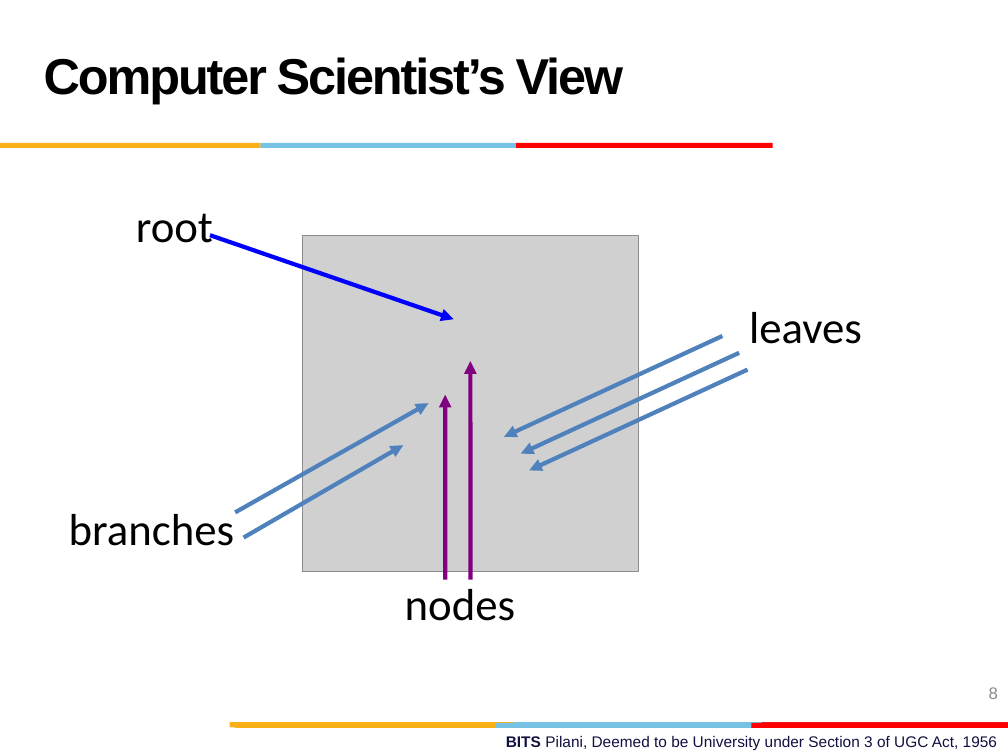
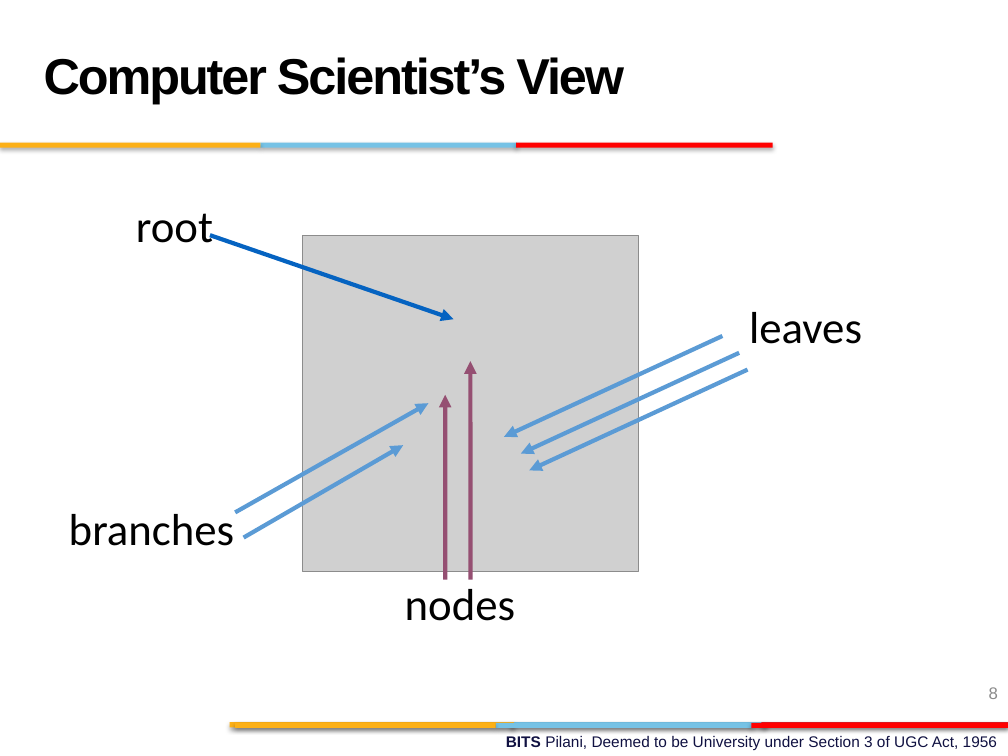
Before and after one commit to ElisonSherton/MTech_DSE, a slide deck: slide 8 of Sem1/DSAD/lecture_slides/DSAD_Session4.pptx. Drawn at 1008x756 pixels with LibreOffice and Linux fonts; fonts in the diff are those of the drawing; grey boxes stand for pictures; background and template pictures are left out. Boxes give left, top, right and bottom in pixels: in the first picture for what was removed or moved away, otherwise in the second. Text is boxed around its words. In the diff, an @@ line names an element or a change of style, - is before the commit and + after.

```diff
--- a/Sem1/DSAD/lecture_slides/DSAD_Session4.pptx
+++ b/Sem1/DSAD/lecture_slides/DSAD_Session4.pptx
@@ rectangle "root": place and size @@
-rectangle "root" at <box>126,194,235,258</box>
+rectangle "root" at <box>126,194,235,310</box>
@@ arrow (210, 235) - (454, 320): stroke #0000FF 3 pt to #0563C1 3 pt @@
@@ arrow (723, 336) - (504, 436): stroke #4F81BD 3 pt to #5B9BD5 3 pt @@
@@ arrow (739, 353) - (521, 454): stroke #4F81BD 3 pt to #5B9BD5 3 pt @@
@@ arrow (471, 361) - (471, 580): stroke #800080 3 pt to #954F72 3 pt @@
@@ arrow (748, 370) - (529, 471): stroke #4F81BD 3 pt to #5B9BD5 3 pt @@
@@ arrow (235, 512) - (428, 403): stroke #4F81BD 3 pt to #5B9BD5 3 pt @@
@@ arrow (446, 395) - (446, 580): stroke #800080 3 pt to #954F72 3 pt @@
@@ arrow (244, 537) - (403, 446): stroke #4F81BD 3 pt to #5B9BD5 3 pt @@
@@ rectangle "branches": place and size @@
-rectangle "branches" at <box>58,496,268,561</box>
+rectangle "branches" at <box>58,496,268,613</box>
@@ rectangle "branches" at <box>58,496,268,613</box>: outline #FFFFFF 1 pt to #FFFFFF 0.99 pt @@
@@ shadow on in 9 elements at <box>510,722,767,727</box>, <box>230,722,514,727</box>, <box>496,723,753,728</box>, <box>235,723,495,728</box>, <box>751,723,1008,728</box>, <box>260,143,517,148</box>, <box>0,143,260,148</box>, <box>516,143,773,148</box>, <box>761,722,1007,727</box> @@
```
Also in this commit, not shown: 45 other slides changed, 4 slides added, 4 slides removed, 33 other files.
